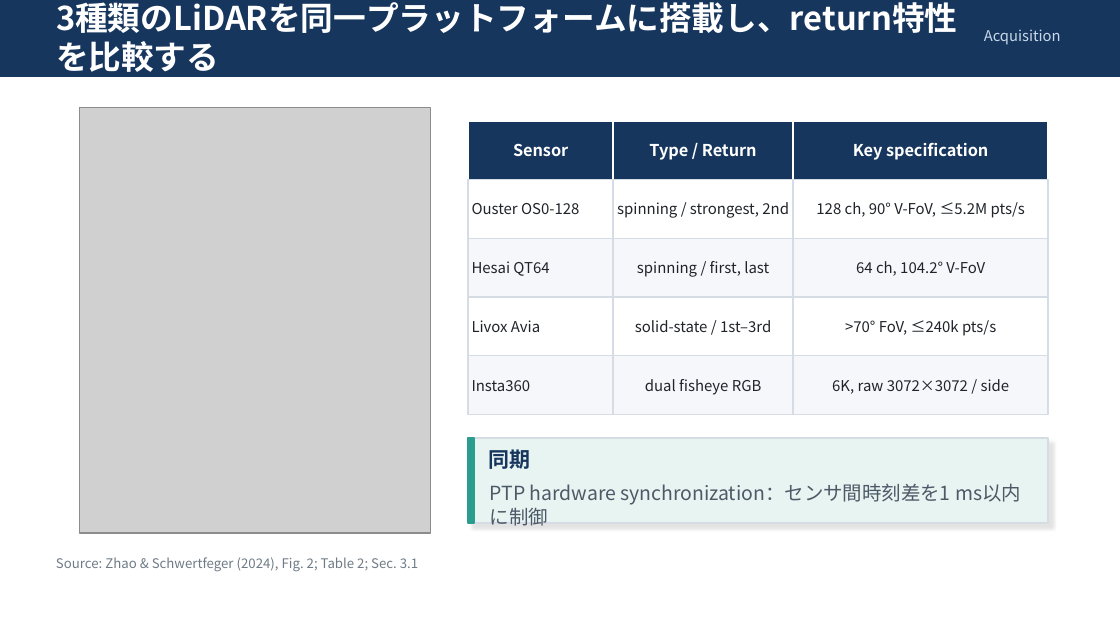
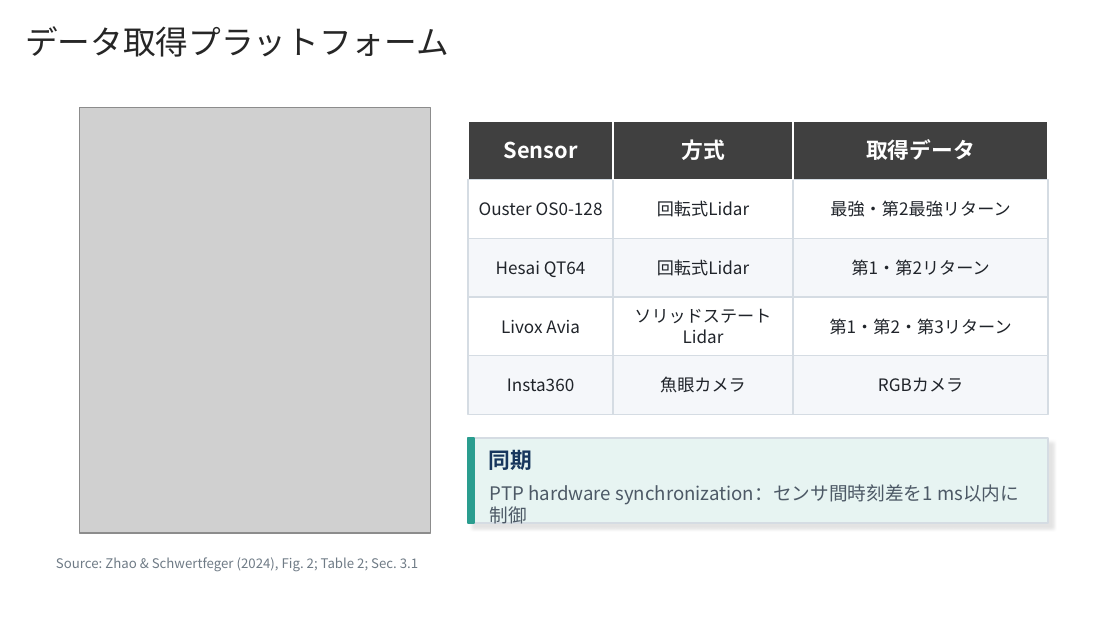
Before and after one commit to i-takechi/Master_work, a slide deck: slide 11 of セミナー202060723.pptx (slide 6 before the commit). Drawn at 1120x630 pixels with LibreOffice and Linux fonts; fonts in the diff are those of the drawing; grey boxes stand for pictures. Boxes give left, top, right and bottom in pixels: in the first picture for what was removed or moved away, otherwise in the second. Text is boxed around its words. In the diff, an @@ line names an element or a change of style, - is before the commit and + after.

```diff
--- a/セミナー202060723.pptx
+++ b/セミナー202060723.pptx
@@ rectangle removed at [0,0,1120,76] @@
@@ text added at [25,26,449,57], 21 pt, text #262626 @@
+データ取得プラットフォーム
@@ text "3種類のLiDARを同一プラットフォームに搭載し、return特性を比較する" at [56,26,951,39]: size 21 to 19.4 pt @@
@@ text removed at [984,29,1061,45] @@
-Acquisition
@@ text "Sensor" at [504,141,578,159]: size 10.5 to 14 pt @@
@@ fill #17365D to #404040 in 3 elements at [468,121,613,179], [793,121,1048,179], [613,121,793,179] @@
@@ text removed at [649,144,757,160] @@
-Type / Return
@@ text added at [681,139,725,160], 14 pt, text #FFFFFF, bold @@
+方式
@@ text at [866,139,975,160]: text changed; size 10.5 to 14 pt @@
-Key specification
+取得データ
@@ text at [657,200,749,217]: text changed; size 9.6 to 11 pt @@
-spinning / strongest, 2nd
+回転式Lidar
@@ text at [830,200,1010,217]: text changed; size 9.6 to 11 pt @@
-128 ch, 90° V-FoV, ≤5.2M pts/s
+最強・第2最強リターン
@@ text at [657,259,749,276]: text changed; size 9.6 to 11 pt @@
-spinning / first, last
+回転式Lidar
@@ text at [852,259,990,276]: text changed; size 9.6 to 11 pt @@
-64 ch, 104.2° V-FoV
+第1・第2リターン
@@ text at [634,308,771,343]: text changed; size 9.6 to 11 pt @@
-solid-state / 1st–3rd
+ソリッドステートLidar
@@ text at [830,318,1012,335]: text changed; size 9.6 to 11 pt @@
->70° FoV, ≤240k pts/s
+第1・第2・第3リターン
@@ size 9.6 to 11 pt; alignment left to centre in 4 elements at [479,202,603,215], [496,261,586,277], [501,320,580,333], [507,378,574,391] @@
@@ text at [660,376,746,393]: text changed; size 9.6 to 11 pt @@
-dual fisheye RGB
+魚眼カメラ
@@ text at [878,377,963,392]: text changed; size 9.6 to 11 pt @@
-6K, raw 3072×3072 / side
+RGBカメラ
@@ text "同期" at [488,450,532,470]: size 13.5 to 14 pt @@
@@ text "PTP hardware synchronization：センサ間時刻差を1 ms以内に制御" at [490,484,933,505]: size 12.5 to 12 pt @@
```
Also in this commit, not shown: 21 other slides changed, 22 slides added, 2 slides removed.
